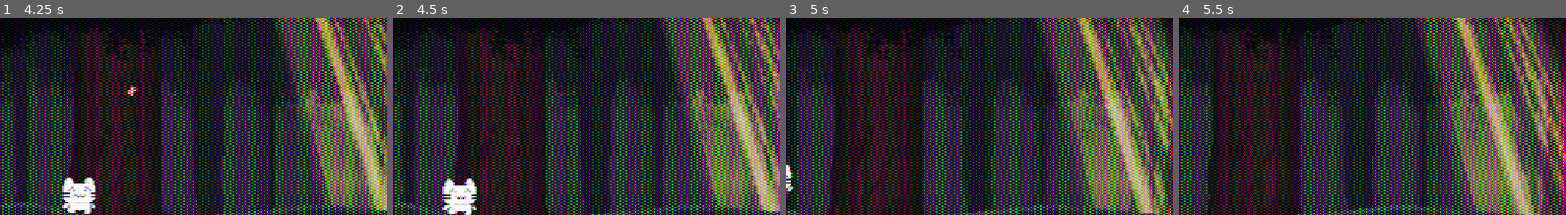
Above: before the commit, frames 1-4 (left to right).
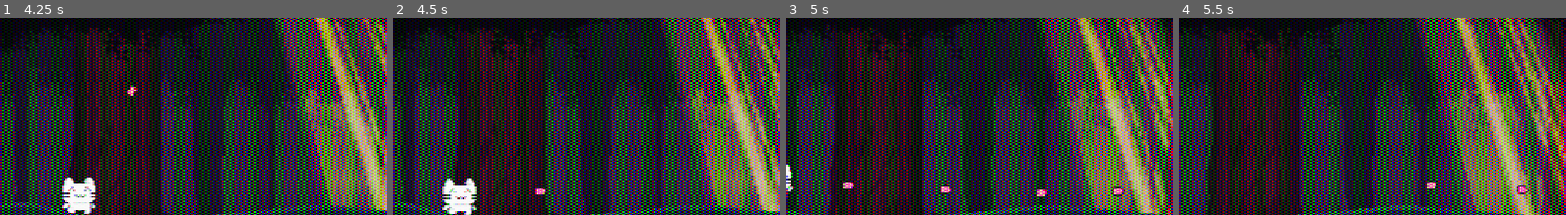
Above: after the commit, the same moments.

Repository: GrumpyRumpus/kitty-run-redux
Game: Godot game, scene res://scenes/main_menu.tscn
Same seed, same stepped clock (60 frames per second), same inputs: the game is played once before the commit and once after it.
Inputs (mouse positions are % of the whole screen's width and height, from its top left):
- Up to frame 1 (4.25 s): click "Start Game" at 0.5 s; tap Enter at 1.25 s; move the mouse to (72, 45) at 1.27 s; press the mouse at (72, 45) at 1.28 s; hold Right (right) 1.28-2 s; tap Space (shoot, bound only after the commit) at 1.55, 3.05 s; release the mouse at (72, 45) at 2 s; drag from (30, 55) to (66, 46) at 2.02 s; move the mouse to (60, 28) at 2.77 s; press the mouse at (60, 28) at 2.78 s; hold Right (right) 2.78-3.5 s; release the mouse at (60, 28) at 3.5 s; drag from (45, 70) to (71, 9) at 3.52 s
- Up to frame 2 (4.5 s): move the mouse to (81, 65) at 4.27 s; hold Left (left) from 4.28 s (still down); hold Space (shoot, bound only after the commit) from 4.28 s (still down)
- Up to frame 3 (5 s): keep holding Left (left); keep holding Space (shoot, bound only after the commit)
- Up to frame 4 (5.5 s): release Left (left) at 5 s; release Space (shoot, bound only after the commit) at 5 s; drag from (20, 35) to (35, 25) at 5.02 s
The pictures show only the part of the screen within x 48-98%, y 9-59%; the shares and areas given below are measured in that part.

Frame 1 is identical in both runs. In frame 2, less than 0.1% of the frame differs, in the area x 36-40%, y 86-90%; in frame 3, 0.5%, in the area x 14-88%, y 82-91%; in frame 4, 0.2%.

Commit message:
Add Space for sticky-aim shooting, make reticle cursor global

Diff:
--- a/game.tscn
+++ b/game.tscn
@@ -4,7 +4,6 @@
 [ext_resource type="Script" uid="uid://du5utxi0w5o8l" path="res://game.gd" id="1_hve3p"]
 [ext_resource type="Script" uid="uid://vl08s4ykleg1" path="res://scripts/level.gd" id="1_vef74"]
 [ext_resource type="PackedScene" uid="uid://bamdlbn0v5fxh" path="res://scenes/hud.tscn" id="4_fc0e3"]
-[ext_resource type="PackedScene" uid="uid://bs2b8c0f0a3ge" path="res://scenes/reticle.tscn" id="5_eow3j"]
 [ext_resource type="PackedScene" uid="uid://c1g4cm7jdn200" path="res://scenes/grounds.tscn" id="5_j5wjh"]
 [ext_resource type="PackedScene" uid="uid://c51r5oafed6on" path="res://scenes/world_boundary.tscn" id="6_vef74"]
 [ext_resource type="PackedScene" uid="uid://bpwj4hs5n35kq" path="res://scenes/kitty.tscn" id="7_j5wjh"]
@@ -63,8 +62,6 @@
 position = Vector2(168, 64)
 
 [node name="HUD" parent="World" unique_id=26939183 instance=ExtResource("4_fc0e3")]
-
-[node name="Reticle" parent="World" unique_id=684614800 instance=ExtResource("5_eow3j")]
 
 [node name="VHS" type="CanvasLayer" parent="World" unique_id=1711135163]
 
--- a/project.godot
+++ b/project.godot
@@ -42,7 +42,7 @@
 
 left={
 "deadzone": 0.2,
-"events": [null, Object(InputEventKey,"resource_local_to_ …(263 unchanged characters)…
+"events": [Object(InputEventKey,"resource_local_to_ …(263 unchanged characters)…
 , Object(InputEventKey,"resource_local_to_scene":false,"resource_name":"","device":-1,"window_id":0,"alt_pressed":false …(182 unchanged characters)…
 ]
 }
@@ -74,6 +74,11 @@
 "events": [Object(InputEventKey,"resource_local_to_scene":false,"resource_name":"","device":-1,"window_id":0,"alt_press …(195 unchanged characters)…
 ]
 }
+shoot={
+"deadzone": 0.2,
+"events": [Object(InputEventKey,"resource_local_to_scene":false,"resource_name":"","device":-1,"window_id":0,"alt_pressed":false,"shift_pressed":false,"ctrl_pressed":false,"meta_pressed":false,"pressed":false,"keycode":0,"physical_keycode":32,"key_label":0,"unicode":32,"location":0,"echo":false,"script":null)
+]
+}
 pause={
 "deadzone": 0.2,
 "events": [Object(InputEventKey,"resource_local_to_scene":false,"resource_name":"","device":-1,"window_id":0,"alt_press …(195 unchanged characters)…
@@ -85,6 +90,7 @@
 HighScore="*res://scripts/high_score.gd"
 Settings="*res://scripts/settings.gd"
 MusicManager="*res://scripts/music_manager.gd"
+Reticle="*res://scenes/reticle.tscn"
 
 [rendering]
 
--- a/scripts/kitty.gd
+++ b/scripts/kitty.gd
@@ -30,6 +30,7 @@
 @onready var dead_state: DeadState = %Dead
 
 var gravity_multiplier = 1
+var aim_direction: Vector2 = Vector2.RIGHT
 var _mouse_viewport: Vector2 = Vector2.ZERO
 
 
@@ -91,7 +92,12 @@
 		if Input.is_action_pressed("action"):
 			shoot_dir = global_position.direction_to(_get_world_mouse_position())
 		else:
-			shoot_dir = _get_keyboard_aim()
+			var kb_aim := _get_keyboard_aim()
+			if kb_aim != Vector2.ZERO:
+				aim_direction = kb_aim
+				shoot_dir = kb_aim
+			elif Input.is_action_pressed("shoot"):
+				shoot_dir = aim_direction
 		if shoot_dir != Vector2.ZERO:
 			var target := global_position + shoot_dir * 100.0
 			shoot_component.handle_shoot(global_position, target, true)
Not shown, added: shaders/flash.gdshader.uid
